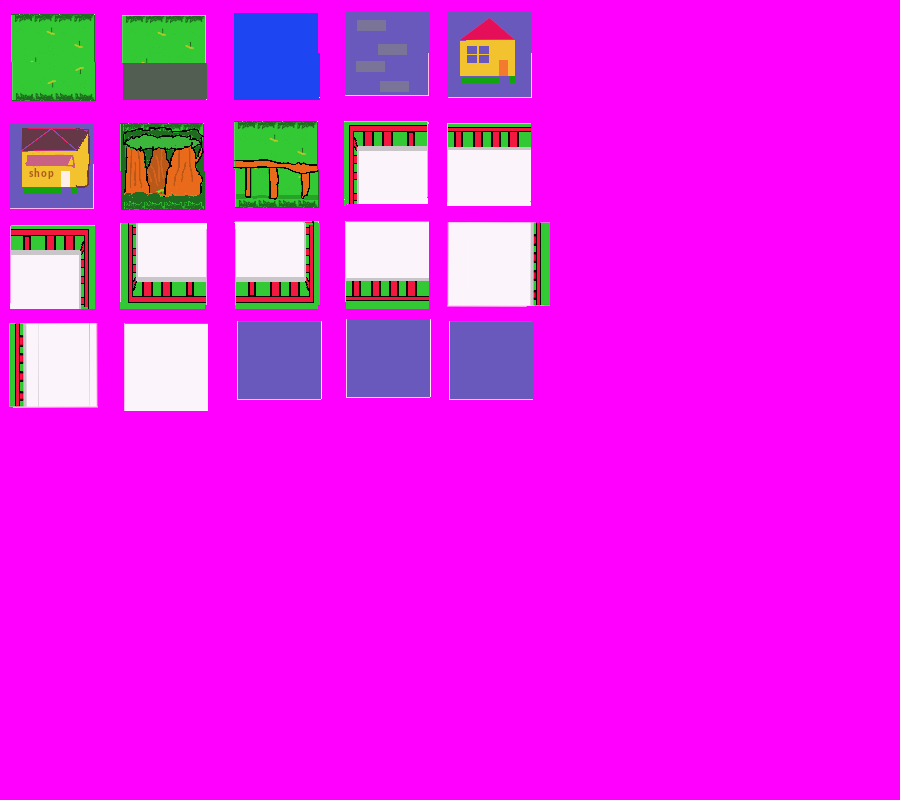
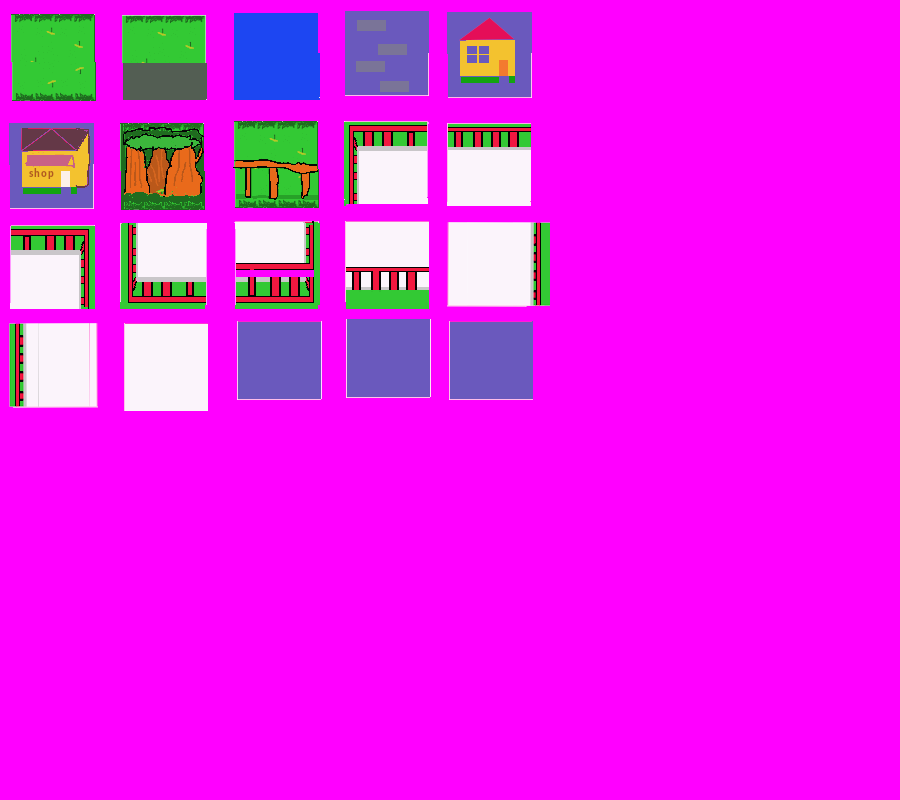
Before/after of a 900px x 800px layered artwork. What changed in the layer stack:
painted on "mapa.bmp" over (x1=236, y1=263, x2=429, y2=301)
